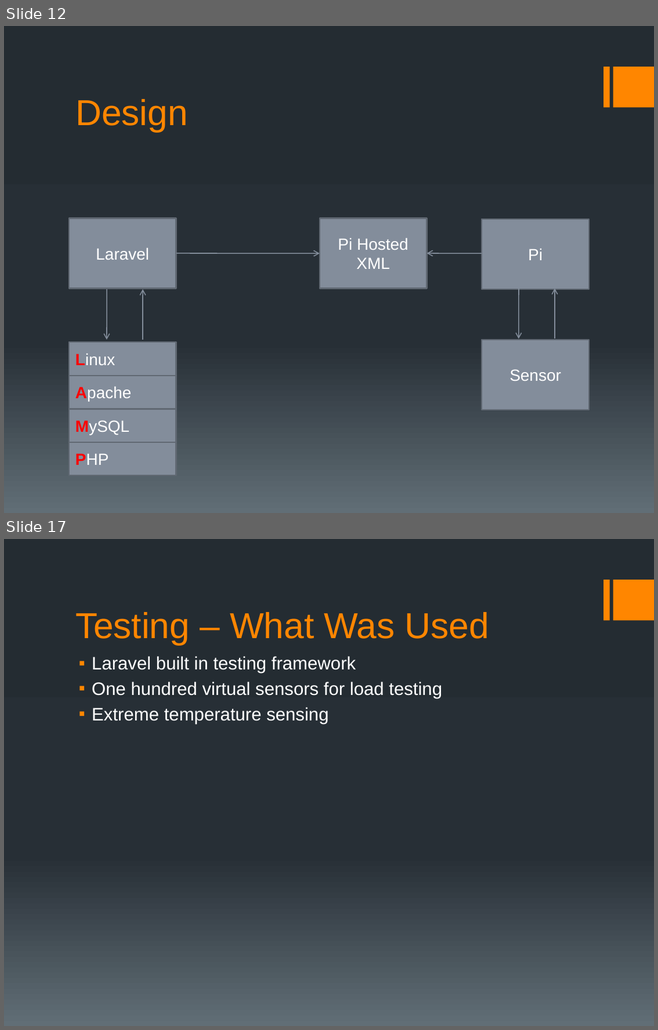
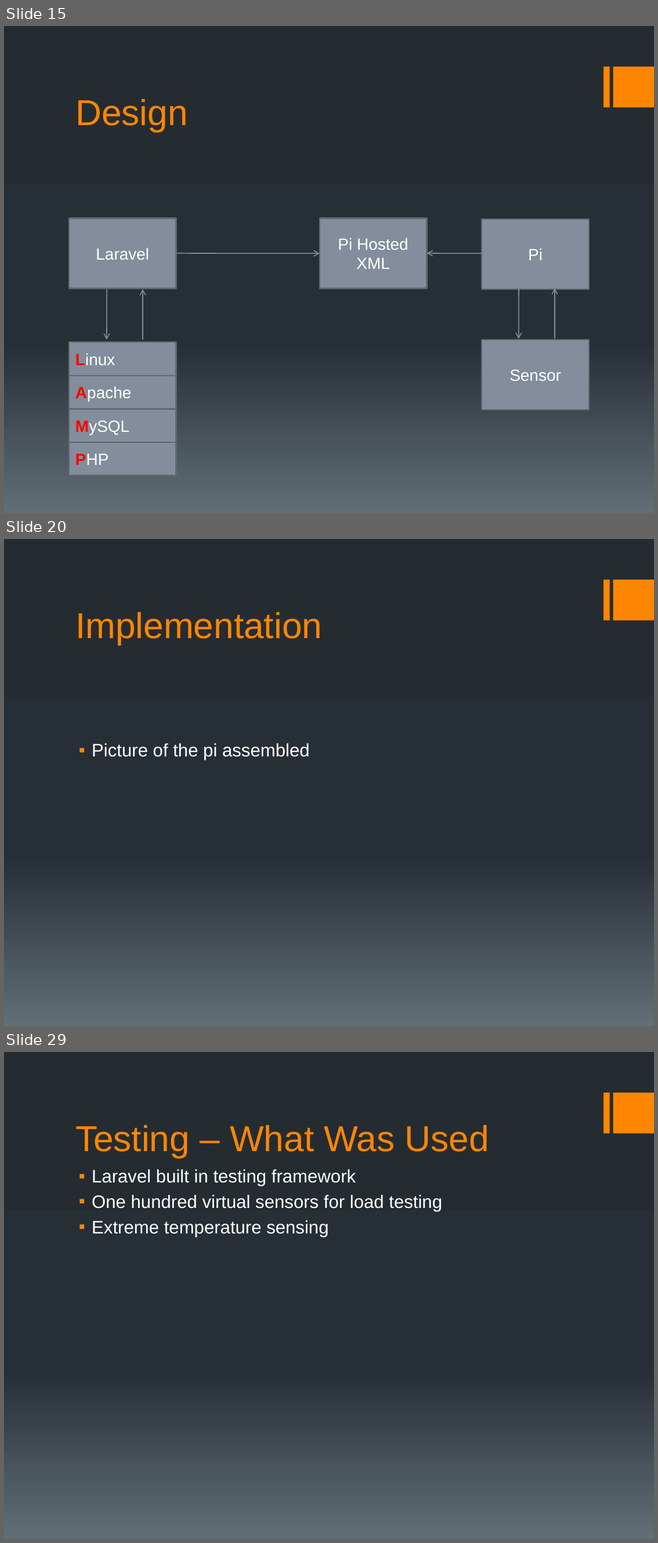
Before and after one commit to Saurutobi/Team3.14, a slide deck: Docs/Presentation/SeniorDesignPresentation.pptx. Shown one above the other, each under a label of ours: slides 12 and 17 before the commit, slides 15, 20 and 29 after it; the slides between them are not shown. The pictures are 658x1030 and 658x1543 pixels, drawn with LibreOffice and Linux fonts; fonts in the diff are those of the drawing. Boxes give left, top, right and bottom in pixels: in the first picture for what was removed or moved away, otherwise in the second. Text is boxed around its words. In the diff, an @@ line names an element or a change of style, - is before the commit and + after.

```diff
--- a/Docs/Presentation/SeniorDesignPresentation.pptx
+++ b/Docs/Presentation/SeniorDesignPresentation.pptx
@@ slide 20 added at [4,539,654,1026], background gradient #242C33 to #273037 to #636D76; not listed: 2 template elements that a slide beside it also shows @@
@@ title added at [75,612,322,645], 40 pt, text #FF8600 @@
+Implementation
@@ text added at [92,743,310,761], 20 pt, text #FFFFFF @@
+▪ Picture of the pi assembled
@@ what was slide 12 is now slide 15 @@
@@ what was slide 17 is now slide 29 @@
```
Also in this commit, not shown: 6 slides changed, 18 other slides added, 3 slides removed.
